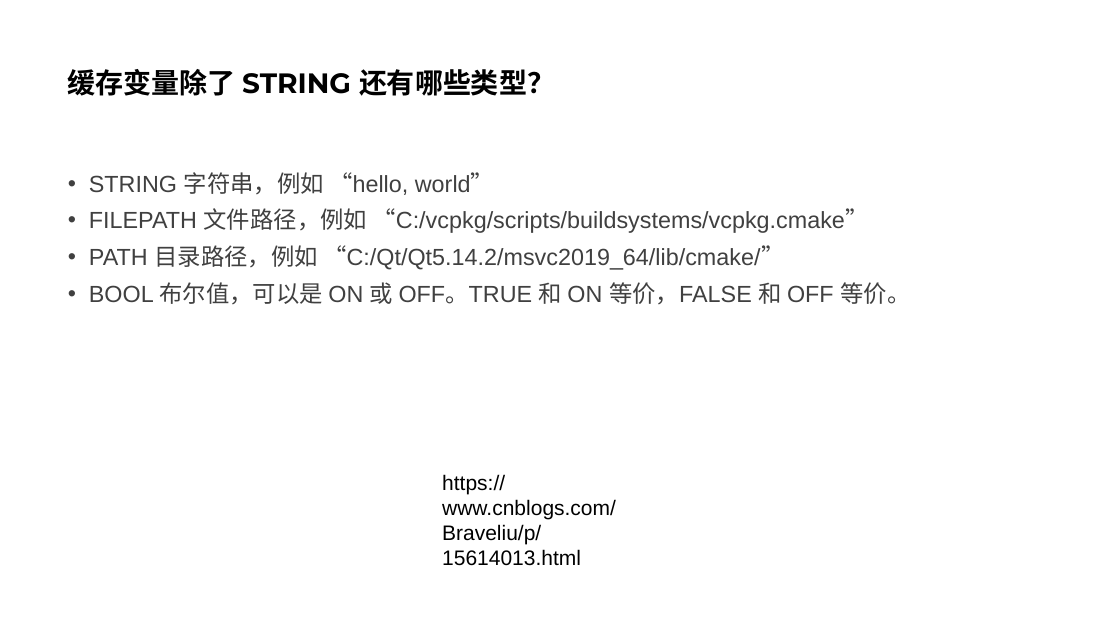
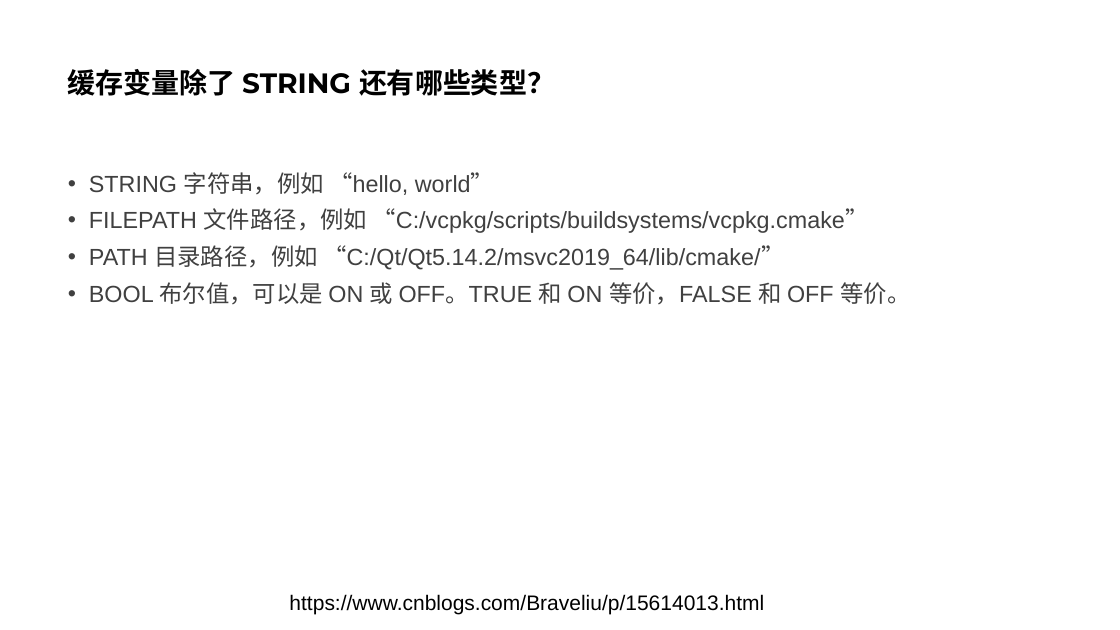
Before and after one commit to parallel101/course, a slide deck: slide 83 of 11/slides.pptx. Drawn at 1120x630 pixels with LibreOffice and Linux fonts; fonts in the diff are those of the drawing. Boxes give left, top, right and bottom in pixels: in the first picture for what was removed or moved away, otherwise in the second. Text is boxed around its words. In the diff, an @@ line names an element or a change of style, - is before the commit and + after.

```diff
--- a/11/slides.pptx
+++ b/11/slides.pptx
@@ text "https://www.cnblogs.com/Braveliu/p/15614013.html" rewrapped from [442,474,616,566] to [289,594,764,614] @@
```
Also in this commit, not shown: 2 slides added, 2 other files.
